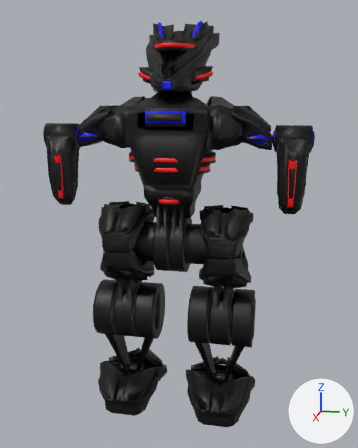
A saved change to the glTF model RobotHead.glb.
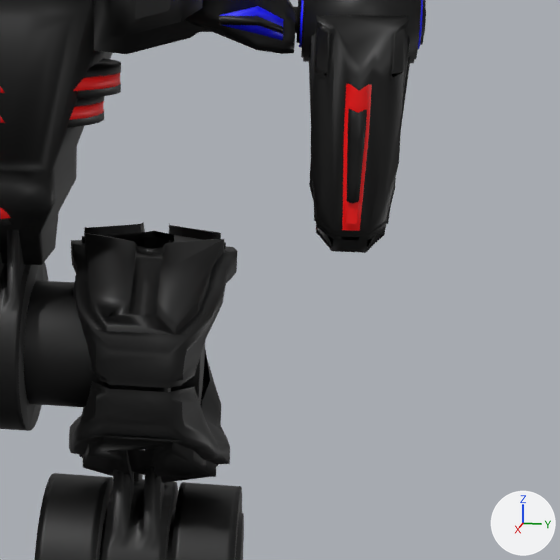
The first picture shows the older version from a 50 mm lens placed at (13.06, 2.79, 5.47), pointed at (-0.27, 0.12, 2.14). The close-ups show both versions on the part from 49% to 100% of the width and 30% to 70% of the height of that picture; other places that the commit changed are outside them. The axes (+X, +Y, +Z) are drawn at lower right. The lights are the same throughout. Where no turn or scale is listed for an object, it has been applied to the vertices. Vertices at the same position are counted once.
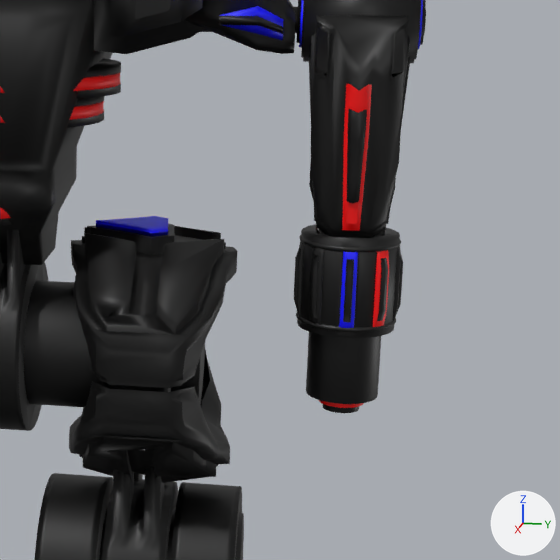
Where the newer file only moved an object's origin or applied its transform, the numbers keep the older frame.

What differs and where, as boxes [x1, y1, x2, y2] in the close-ups (560 x 560 px):
'Cube.020', reshaped, moved
    before: [71, 222, 237, 388]
    after: [71, 224, 237, 388]
'Cylinder.016', added (black)
    after: [297, 224, 400, 338]
'Cylinder.018', added (black)
    after: [306, 332, 381, 404]
'Cylinder.017', added
    after: [339, 252, 358, 328]
'Cube.023', added (blue)
    after: [96, 216, 168, 236]
'Cylinder.033', added (black)
    after: [308, 247, 324, 324]
'Cylinder.019', added
    after: [373, 250, 389, 327]
'Torus', added (black)
    after: [299, 235, 401, 252]
'Torus.001', added (black)
    after: [296, 313, 396, 332]
'Cylinder.031', added (black)
    after: [294, 240, 303, 316]
'Cylinder.021', added (black)
    after: [393, 245, 403, 321]
'Cylinder.020', added
    after: [323, 404, 359, 413]
'Cylinder.022', added
    after: [319, 400, 364, 408]

Edits to the bpy script that builds the scene:
```text
Change me_cube_035:
    remove me_cube_035.from_pydata(...)  # 381 vertices, 721 faces; spans x -1.31..0.84, y 0.69..2.17, z -1.32..-0.25
    add me_cube_035.from_pydata(...)  # 413 vertices, 785 faces; spans x -1.07..1.08, y -0.72..0.76, z -0.75..0.36
    me_cube_035 part 1: 381 vertices removed from x -1.31..0.84, y 0.69..2.17, z -1.32..-0.25; 413 vertices added at x -1.07..1.08, y -0.72..0.76, z -0.75..0.36
Change ob_cube_020:
    ob_cube_020.location: (0.1, 0.02, 2.93) -> (-0.14, 1.44, 2.36)
Add ob_cylinder_020:
    ob_cylinder_020 = bpy.data.objects.new('Cylinder.020', me_cylinder_041)  # 128 vertices, 252 faces; spans x -0.154..0.154, y -0.154..0.154, z -1.0..0.2; in mat_black_001 (black #000000)
    ob_cylinder_020.location = (0.24, 3.14, 2.3)
Add ob_cylinder_022:
    ob_cylinder_022 = bpy.data.objects.new('Cylinder.022', me_cylinder_035)  # a 32-sided cylinder along z spanning x -0.192..0.192, y -0.192..0.192, z -1.0..0.2; in mat_red (red #ff0000)
    ob_cylinder_022.location = (0.24, 3.14, 2.36)
Add ob_cylinder_018:
    ob_cylinder_018 = bpy.data.objects.new('Cylinder.018', me_cylinder_033)  # 128 vertices, 252 faces; spans x -0.3..0.3, y -0.3..0.3, z -1.0..0.2; in mat_black_001 (black #000000)
    ob_cylinder_018.location = (0.24, 3.14, 2.43)
Add ob_torus_001:
    ob_torus_001 = bpy.data.objects.new('Torus.001', me_torus_001)  # 576 vertices, 1152 faces; spans x -0.415..0.415, y -0.415..0.415, z -0.039..0.039; in mat_black_001 (black #000000)
    ob_torus_001.location = (0.24, 3.14, 2.1)
Add ob_torus:
    ob_torus = bpy.data.objects.new('Torus', me_torus_001.copy())
    ob_torus.location = (0.24, 3.14, 2.77)
Add ob_cylinder_033:
    ob_cylinder_033 = bpy.data.objects.new('Cylinder.033', me_cylinder_030)  # 67 vertices, 112 faces; spans x 0.264..0.363, y -0.317..-0.209, z -0.351..0.351; in mat_black_001 (black #000000)
    ob_cylinder_033.location = (0.24, 3.14, 2.43)
Add ob_cylinder_031:
    ob_cylinder_031 = bpy.data.objects.new('Cylinder.031', me_cylinder_028)  # 67 vertices, 112 faces; spans x 0.011..0.131, y -0.439..-0.378, z -0.351..0.351; in mat_black_001 (black #000000)
    ob_cylinder_031.location = (0.24, 3.14, 2.43)
Add ob_cylinder_021:
    ob_cylinder_021 = bpy.data.objects.new('Cylinder.021', me_cylinder_013)  # 67 vertices, 112 faces; spans x 0.011..0.131, y 0.378..0.439, z -0.351..0.351; in mat_black_001 (black #000000)
    ob_cylinder_021.location = (0.24, 3.14, 2.43)
Add ob_cylinder_019:
    ob_cylinder_019 = bpy.data.objects.new('Cylinder.019', me_cylinder_007)  # 67 vertices, 112 faces; spans x 0.264..0.363, y 0.209..0.317, z -0.351..0.351; in mat_red (red #ff0000), mat_black_001 (black #000000)
    ob_cylinder_019.location = (0.24, 3.14, 2.43)
Add ob_cylinder_017:
    ob_cylinder_017 = bpy.data.objects.new('Cylinder.017', me_cylinder_004)  # 67 vertices, 112 faces; spans x 0.394..0.443, y -0.058..0.058, z -0.351..0.351; in mat_blue (blue #0000ff), mat_black_001 (black #000000)
    ob_cylinder_017.location = (0.24, 3.14, 2.43)
Add ob_cylinder_016:
    ob_cylinder_016 = bpy.data.objects.new('Cylinder.016', me_cylinder_003)  # 70 vertices, 132 faces; spans x -0.434..0.366, y -0.4..0.4, z -0.4..0.4; in mat_black_001 (black #000000)
    ob_cylinder_016.location = (0.28, 3.14, 2.43)
Add ob_cube_023:
    ob_cube_023 = bpy.data.objects.new('Cube.023', me_cube_023)  # 32 vertices, 60 faces; spans x -0.548..0.071, y 0.923..1.582, z -0.22..-0.162; in mat_blue (blue #0000ff)
    ob_cube_023.location = (0.1, 0.02, 2.93)
```
